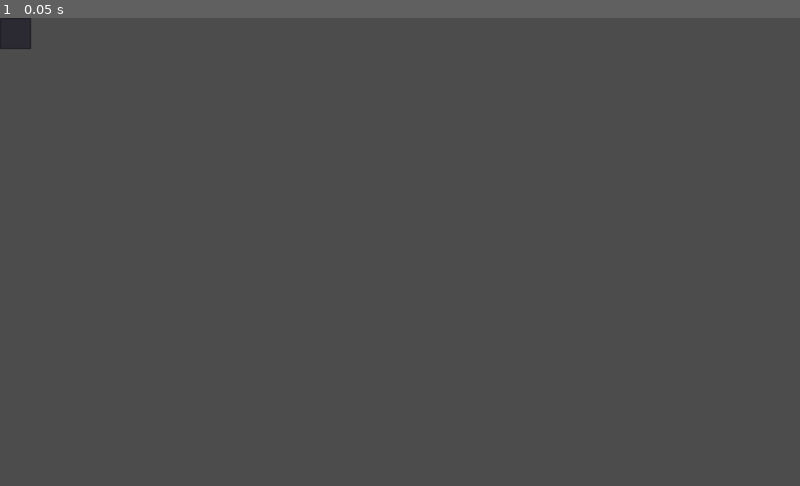
Above: before the commit, frame 1.
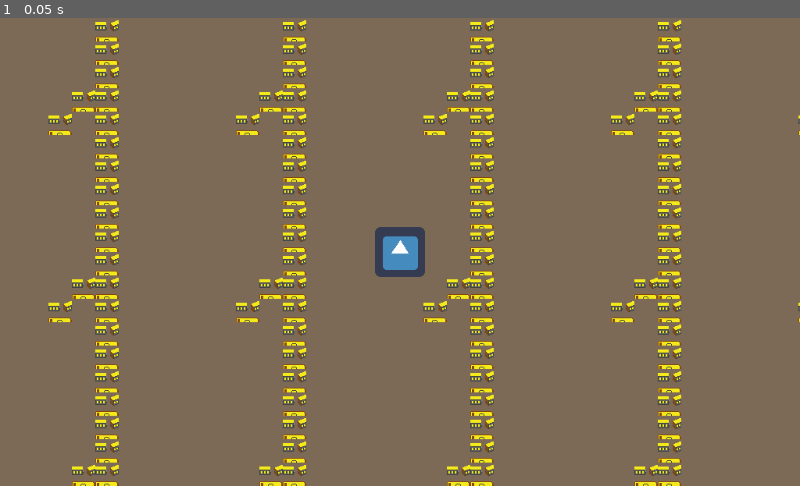
Above: after the commit, the same moment.

Repository: SimonLammer/gamejam2019
Game: Godot game, scene res://scenes/map.tscn
Two runs of this game, one before a commit and one after it. Both use one fixed random seed, a clock stepped at 60 frames per second and the inputs below. Before the commit the project starts from res://menu.tscn. The engine's default icon, where the game draws it, is replaced by a stand-in: a white triangle on a blue panel in a dark square.
Inputs:
- Up to frame 1 (0.05 s): no input

The runs differ from the first frame. In frame 1, 98% of the frame differs, in the area x 0-100%, y 0-100%.

Commit message:
generate map (same chunk)

Diff:
--- a/game/project.godot
+++ b/game/project.godot
@@ -16,7 +16,7 @@
 [application]
 
 config/name="CatalystsSummerGameJam2019"
-run/main_scene="res://menu.tscn"
+run/main_scene="res://scenes/map.tscn"
 config/icon="res://icon.png"
 
 [rendering]
--- a/game/scenes/chunks/chunk.gd
+++ b/game/scenes/chunks/chunk.gd
@@ -1,8 +1,7 @@
 tool
 extends Node2D
 
-var CELL_SIZE = Vector2(30, 30)
-var CHUNK_SIZE = Vector2(8, 8)
+var Global = preload("res://scripts/global.gd")
 
 export(bool) var _draw_bounds = true setget init
 
@@ -10,13 +9,12 @@
 	_draw_bounds = val
 
 func _ready():
-	print("READY")
 	pass
 
 func _draw():
 	if _draw_bounds && Engine.editor_hint:
-		var max_x = CELL_SIZE.x * CHUNK_SIZE.x
-		var max_y = CELL_SIZE.y * CHUNK_SIZE.y
+		var max_x = Global.CELL_SIZE.x * Global.CHUNK_SIZE.x
+		var max_y = Global.CELL_SIZE.y * Global.CHUNK_SIZE.y
 		var half_width=1
 		var points = [
 			Vector2(-half_width, -half_width),
--- /dev/null
+++ b/game/scenes/map.gd
@@ -0,0 +1,49 @@
+extends Node2D
+
+const CHUNKS_TO_LOAD = 4 # chunks to load in each direction of the player
+onready var START_CHUNK_TILEMAP = $Chunks/Start/TileMap
+onready var CHUNKS = {
+	Vector2(0, 0): $Chunks/Start
+}
+
+var Global = preload("res://scripts/global.gd")
+var land1 = preload("res://scenes/chunks/land/Land-1.tscn")
+
+onready var player : Node2D = $Player
+var direction = Vector2(0, 0)
+
+func _ready():
+	load_chunks_around_player()
+
+func load_chunks_around_player():
+	var pos = player.global_position
+	var player_chunk = world_to_chunk(pos)
+	for x in range(-CHUNKS_TO_LOAD, CHUNKS_TO_LOAD + 1):
+		for y in range(-CHUNKS_TO_LOAD, CHUNKS_TO_LOAD + 1):
+			var offset = Vector2(x, y)
+			var chunk_pos = player_chunk + offset
+			if not CHUNKS.has(chunk_pos):
+				var valid_chunks = find_valid_chunks(chunk_pos)
+				var new_chunk : Node2D = valid_chunks[0].instance() # TODO: choose chunk intelligently
+				new_chunk.position = chunk_to_world(chunk_pos)
+				$Chunks.add_child(new_chunk)
+				CHUNKS[chunk_pos] = new_chunk
+
+func _process(delta):
+	player.translate(direction * delta * 150)
+	load_chunks_around_player()
+
+func find_valid_chunks(pos):
+	return [land1] # TODO: ask nearby chunks for valid neighbors
+
+func world_to_chunk(pos: Vector2):
+	return START_CHUNK_TILEMAP.world_to_map(Vector2(
+		int(pos.x / Global.CHUNK_SIZE.x),
+		int(pos.y / Global.CHUNK_SIZE.y)
+	))
+
+func chunk_to_world(pos: Vector2):
+	return START_CHUNK_TILEMAP.map_to_world(Vector2(
+		pos.x * Global.CHUNK_SIZE.x,
+		pos.y * Global.CHUNK_SIZE.y
+	), true)
--- /dev/null
+++ b/game/scenes/map.tscn
@@ -0,0 +1,20 @@
+[gd_scene load_steps=4 format=2]
+
+[ext_resource path="res://scenes/map.gd" type="Script" id=1]
+[ext_resource path="res://scenes/chunks/land/Land-1.tscn" type="PackedScene" id=2]
+[ext_resource path="res://icon.png" type="Texture" id=3]
+
+[node name="Map" type="Node2D"]
+script = ExtResource( 1 )
+
+[node name="Chunks" type="Node2D" parent="."]
+
+[node name="Start" parent="Chunks" instance=ExtResource( 2 )]
+
+[node name="Player" type="Node2D" parent="."]
+
+[node name="Camera2D" type="Camera2D" parent="Player"]
+current = true
+
+[node name="Sprite" type="Sprite" parent="Player"]
+texture = ExtResource( 3 )
--- /dev/null
+++ b/game/scripts/global.gd
@@ -0,0 +1,2 @@
+const CHUNK_SIZE = Vector2(8, 8) # size of a chunk in cells
+const CELL_SIZE = Vector2(30, 30)
